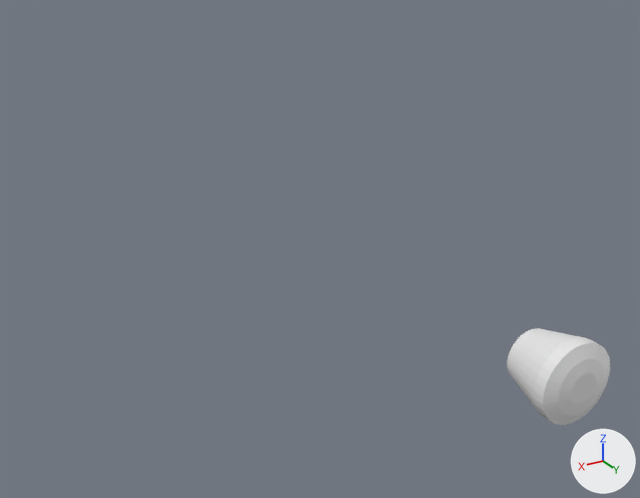
A saved change to the Blender file PA11/light.blend.
The view is the same before and after, from a 50 mm lens placed at (15.3, 14.0, 11.9), pointed at (2.2, -8.0, 0.9). The lights are fixed; the arrows at lower right show +X, +Y and +Z.
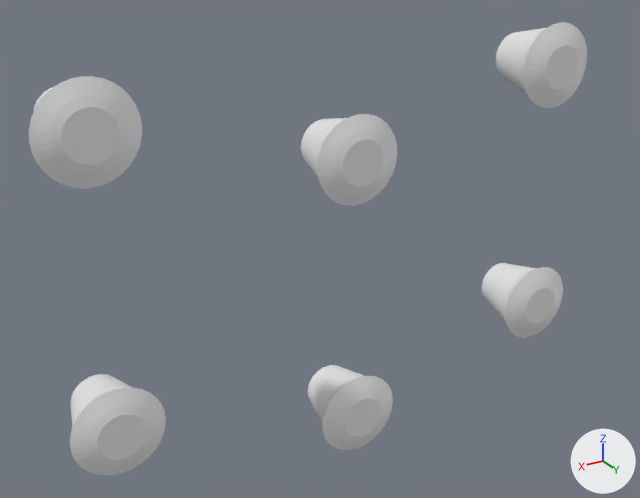
What changed in the scene script:
```text
Add me_cylinder_006:
    me_cylinder_006.from_pydata(...)  # 192 vertices, 162 faces; spans x -1.17..1.17, y -1.17..1.17, z -0.72..1.02
Change ob_cylinder:
    ob_cylinder.location: (0.0, 0.0, 0.0) -> (8.56, -11.04, 5.1)
    ob_cylinder.scale: (1.14, 1.14, 1.14) -> (1.36, 1.36, 1.53)
Add ob_cylinder_005:
    ob_cylinder_005 = bpy.data.objects.new('Cylinder.005', me_cylinder_006)
    ob_cylinder_005.location = (-9.38, -11.04, -4.77)
    ob_cylinder_005.rotation_euler = (-1.569, -0.0033, -0.00975)  # degrees (-90, -0.2, -0.6)
    ob_cylinder_005.scale = (1.36, 1.36, 1.53)
Add ob_cylinder_004:
    ob_cylinder_004 = bpy.data.objects.new('Cylinder.004', me_cylinder_006.copy())
    ob_cylinder_004.location = (-0.66, -11.04, -7.22)
    ob_cylinder_004.rotation_euler = (-1.569, -0.0033, -0.00975)  # degrees (-90, -0.2, -0.6)
    ob_cylinder_004.scale = (1.36, 1.36, 1.53)
Add ob_cylinder_003:
    ob_cylinder_003 = bpy.data.objects.new('Cylinder.003', me_cylinder_006.copy())
    ob_cylinder_003.location = (8.56, -11.04, -4.77)
    ob_cylinder_003.rotation_euler = (-1.569, -0.0033, -0.00975)  # degrees (-90, -0.2, -0.6)
    ob_cylinder_003.scale = (1.36, 1.36, 1.53)
Add ob_cylinder_001:
    ob_cylinder_001 = bpy.data.objects.new('Cylinder.001', me_cylinder_006.copy())
    ob_cylinder_001.location = (-9.17, -11.04, 5.1)
    ob_cylinder_001.rotation_euler = (-1.569, -0.0033, -0.00975)  # degrees (-90, -0.2, -0.6)
    ob_cylinder_001.scale = (1.36, 1.36, 1.53)
Add ob_cylinder_002:
    ob_cylinder_002 = bpy.data.objects.new('Cylinder.002', me_cylinder_006.copy())
    ob_cylinder_002.location = (-0.45, -11.04, 2.85)
    ob_cylinder_002.rotation_euler = (-1.569, -0.0033, -0.00975)  # degrees (-90, -0.2, -0.6)
    ob_cylinder_002.scale = (1.36, 1.36, 1.53)
```

Changed parts and their boxes (x1, y1, x2, y2) in the pictures (640 x 498 px):
'Cylinder', moved, rescaled (10% wider, 16% taller): before (507, 328, 610, 425); after (29, 76, 142, 189)
'Cylinder.003', added: after (70, 374, 166, 476)
'Cylinder.002', added: after (301, 114, 397, 206)
'Cylinder.001', added: after (496, 22, 587, 108)
'Cylinder.004', added: after (308, 365, 393, 450)
'Cylinder.005', added: after (482, 263, 563, 338)
